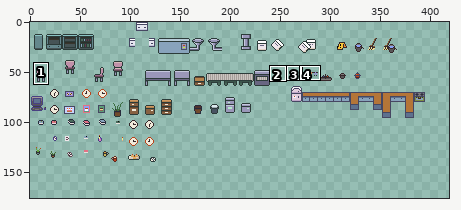
Two states of a sprite sheet, Assets/Resources/Art/Tiles/Factory/Decorations/Factory Decorations.png. The picture above shows the old version from afar; the outline marks the close-up.
Close-up. The starting point:
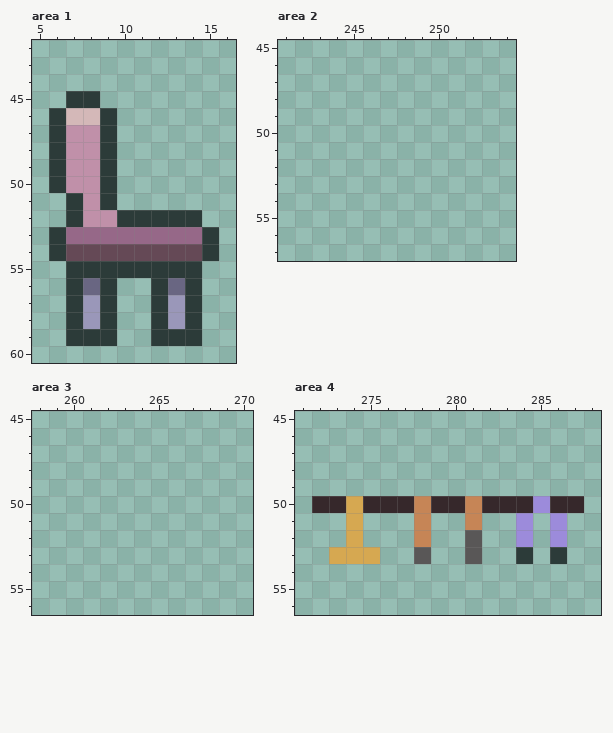
The file is 400x144 pixels. Colours within 5 levels of each other are drawn and written as one. Shown: area 1: x 5..16, y 42..60; area 2: x 241..254, y 45..57; area 3: x 258..270, y 45..56; area 4: x 271..288, y 45..56. The old version is drawn lined up with the new one, on the new canvas. The wide view leaves out empty margins. The commit also changed other parts of the picture, which this record leaves out.
Now the later version:
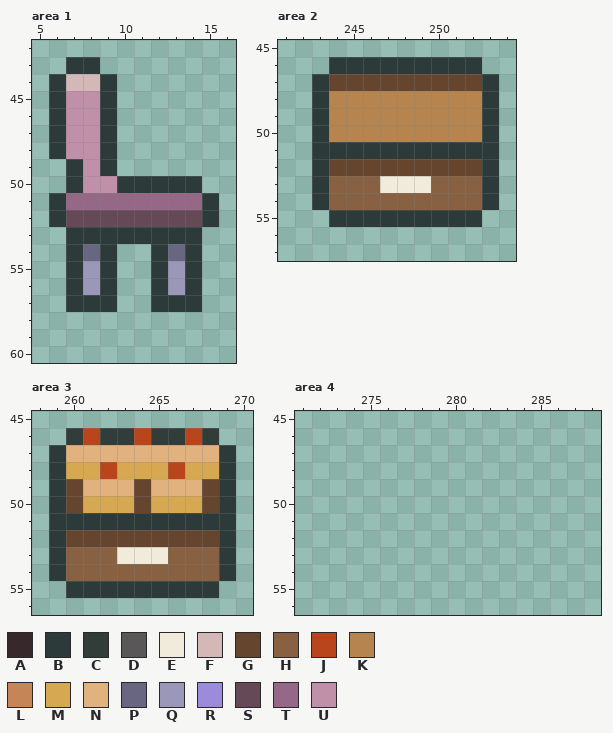
Palette (. is transparent): A #36282b  B #2c3b39  C #323c39  D #595757  E #f1ebdb  F #d4b8b8  G #65452d  H #876142  J #b9451d  K #b6844f  L #c68556  M #d6a851  N #e2b27e  P #696682  Q #9a97b9  R #9c8bdb  S #654956  T #966888  U #c090a9
Diff:
canvas 400x144 -> 515x294
Area 1:
y 43: x 7..8 .. -> BB
y 44: x 6..9 .... -> BFFB
y 45: x 6..9 .BB. -> BUUB
y 46: x 7..8 FF -> UU
y 49: x 6..7 BU -> .B
y 50: x 6..7 BU -> .B; x 9..14 B..... -> UBBBBB
y 51: x 6..15 .BUB...... -> BTTTTTTTTB
y 52: x 6..15 .BUUBBBBB. -> BSSSSSSSSB
y 53: x 6..15 BTTTTTTTTB -> .BBBBBBBB.
y 54: x 6..15 BSSSSSSSSB -> .BPB..BPB.
y 55: x 8 B -> Q; x 10..11 BB -> ..; x 13 B -> Q
y 56: x 8 P -> Q; x 13 P -> Q
y 57: x 8 Q -> B; x 13 Q -> B
y 58: x 7..9 BQB -> ...; x 12..14 BQB -> ...
y 59: x 7..9 BBB -> ...; x 12..14 BBB -> ...
Area 2:
y 46: x 244..252 ......... -> BBBBBBBBB
y 47: x 243..253 ........... -> BGGGGGGGGGB
y 48..50: x 243..253 ........... -> BKKKKKKKKKB
y 51: x 243..253 ........... -> BBBBBBBBBBB
y 52: x 243..253 ........... -> BGGGGGGGGGB
y 53: x 243..253 ........... -> BHHHEEEHHHB
y 54: x 243..253 ........... -> BHHHHHHHHHB
y 55: x 244..252 ......... -> BBBBBBBBB
Area 3:
y 46: x 260..268 ......... -> CJCCJCCJC
y 47: x 259..269 ........... -> BNNNNNNNNNB
y 48: x 259..269 ........... -> BMMJMMMJMMB
y 49: x 259..269 ........... -> BGNNNGNNNGB
y 50: x 259..269 ........... -> BGMMMGMMMGB
y 51: x 259..269 ........... -> BBBBBBBBBBB
y 52: x 259..269 ........... -> BGGGGGGGGGB
y 53: x 259..269 ........... -> BHHHEEEHHHB
y 54: x 259..269 ........... -> BHHHHHHHHHB
y 55: x 260..268 ......... -> BBBBBBBBB
Area 4:
y 50: x 272..287 AAMAAALAALAAARAA -> ................
y 51: x 274 M -> .; x 278 L -> .; x 281 L -> .; x 284 R -> .; x 286 R -> .
y 52: x 274 M -> .; x 278 L -> .; x 281 D -> .; x 284 R -> .; x 286 R -> .
y 53: x 273..275 MMM -> ...; x 278 D -> .; x 281 D -> .; x 284 B -> .; x 286 B -> .
Boxes around the changes in both close-ups, in picture pixels (x1, y1, x2, y2):
changed: (49, 57, 219, 346)
added: (312, 57, 499, 227)
added: (49, 428, 236, 598)
erased: (312, 496, 584, 564)
